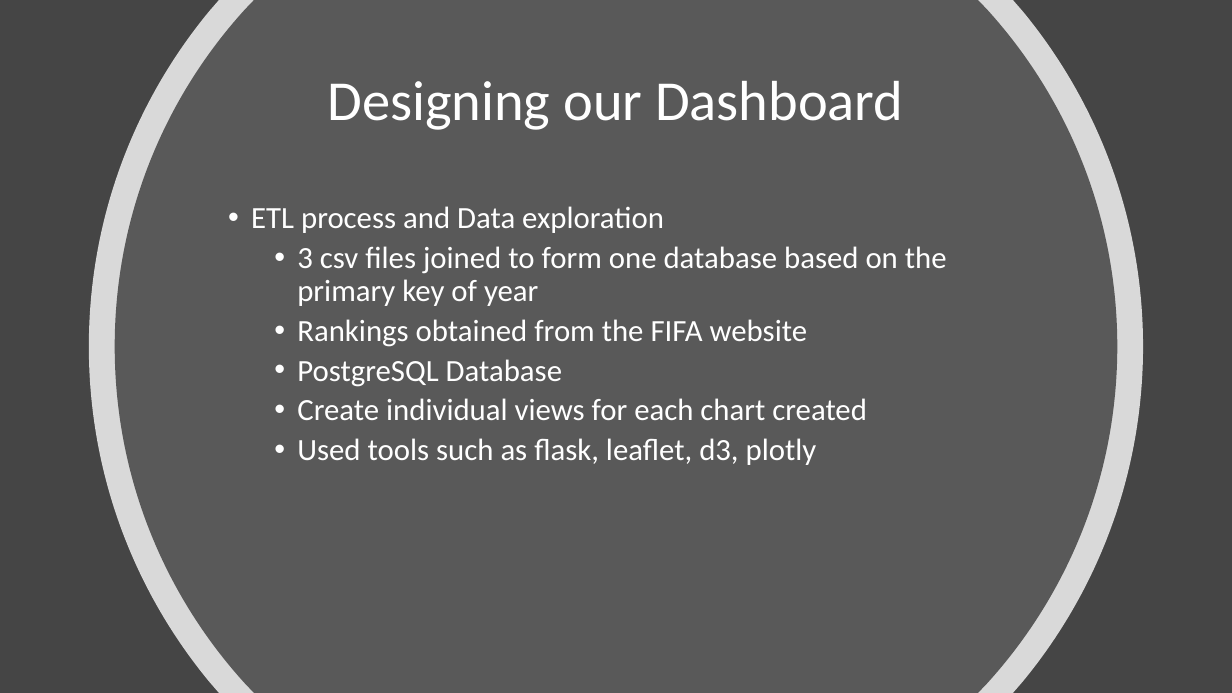
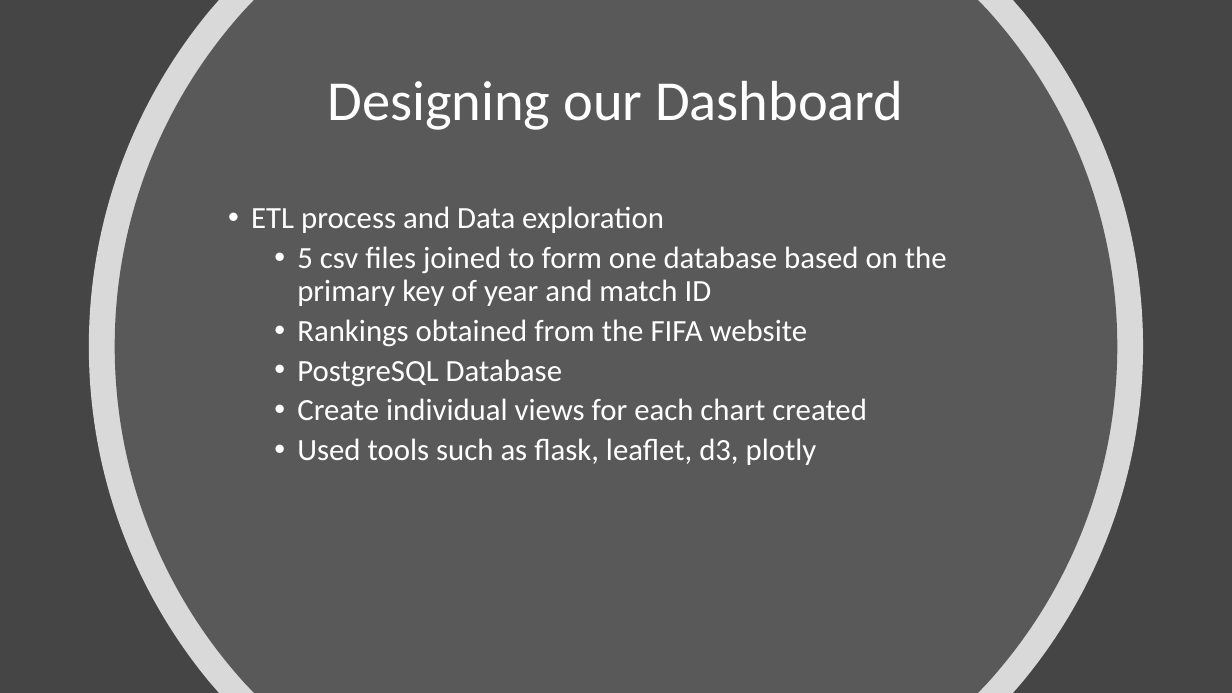
Before and after one commit to johnwanng/projectTWO, a slide deck: slide 5 of FIFA World Cup Presentation.pptx. Drawn at 1232x693 pixels with LibreOffice and Linux fonts; fonts in the diff are those of the drawing. Boxes give left, top, right and bottom in pixels: in the first picture for what was removed or moved away, otherwise in the second. Text is boxed around its words. In the diff, an @@ line names an element or a change of style, - is before the commit and + after.

```diff
--- a/FIFA World Cup Presentation.pptx
+++ b/FIFA World Cup Presentation.pptx
@@ text at [297,246,947,306]: text changed @@
-  • 3 csv files joined to form one database based on the primary key of year
+  • 5 csv files joined to form one database based on the primary key of year and match ID
```
Also in this commit, not shown: 2 other slides changed, 1 slide added.
